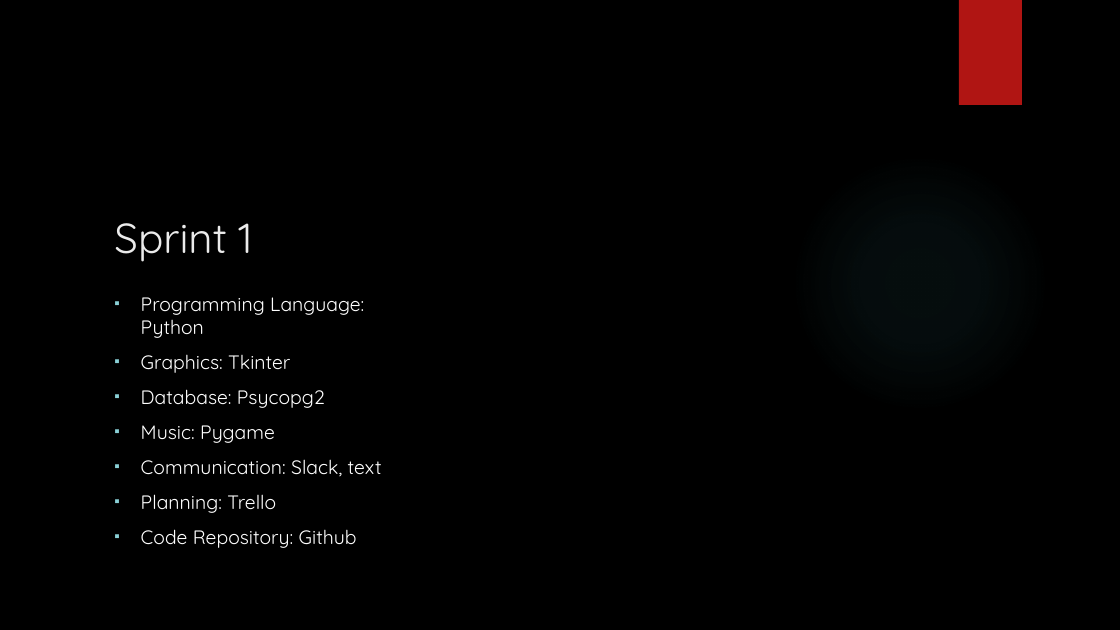
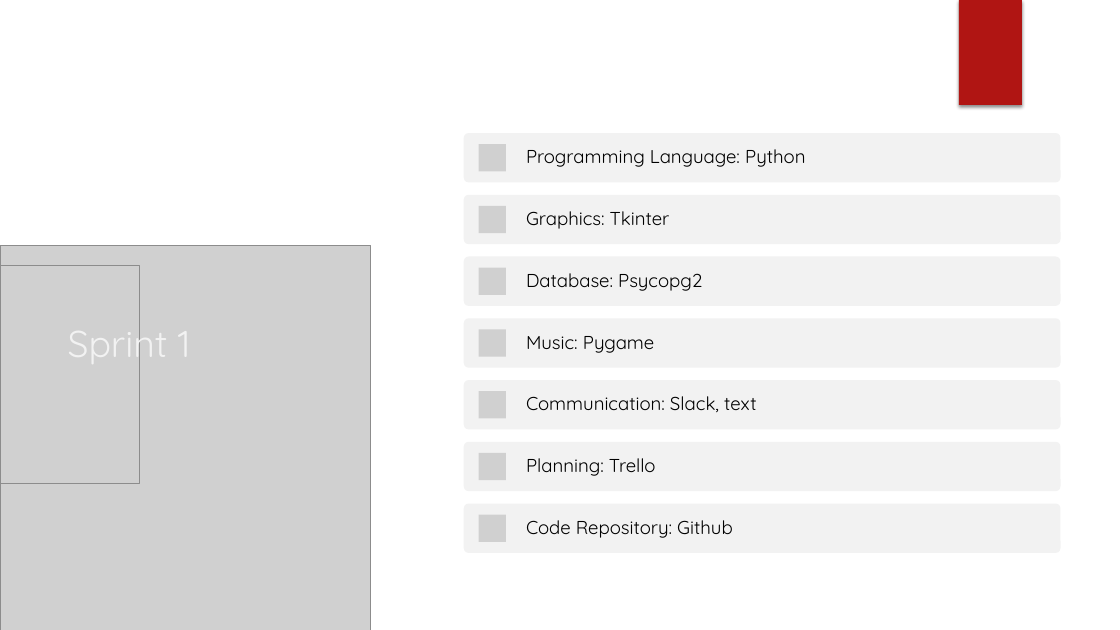
Before and after one commit to riflema/photon-team-16-main, a slide deck: slide 3 of Team 16 Presentation.pptx. Drawn at 1120x630 pixels with LibreOffice and Linux fonts; fonts in the diff are those of the drawing; grey boxes stand for pictures; background and template pictures are left out. Boxes give left, top, right and bottom in pixels: in the first picture for what was removed or moved away, otherwise in the second. Text is boxed around its words. In the diff, an @@ line names an element or a change of style, - is before the commit and + after.

```diff
--- a/Team 16 Presentation.pptx
+++ b/Team 16 Presentation.pptx
@@ freeform shape added at [363, 0, 414, 341], fill #FFFFFF at 20% opacity @@
@@ freeform shape added at [382, 0, 1120, 630], fill #FFFFFF @@
@@ picture added at [735, 0, 882, 105] @@
@@ rectangle removed at [959, 0, 1022, 105] @@
@@ rectangle added at [959, 0, 1022, 105], fill #B01513 @@
@@ title "Sprint 1": place and size @@
-title "Sprint 1" at [114, 223, 252, 262]
+title "Sprint 1" at [68, 319, 168, 368]
@@ title "Sprint 1" at [68, 319, 168, 368]: size 36 to 32 pt, text colour #EBEBEB to #F2F2F2; vertical alignment bottom to middle @@
@@ ellipse at [791, 154, 1049, 413]: fill gradient #50B9C1 to gradient #F3F3F3 @@
@@ ellipse added at [791, 154, 1049, 413], fill gradient #F3F3F3 @@
@@ picture added at [0, 245, 371, 630] @@
@@ picture added at [0, 266, 139, 483] @@
@@ text removed at [141, 297, 382, 548] @@
-▪ Programming Language: Python
-▪ Graphics: Tkinter
-▪ Database: Psycopg2
-▪ Music: Pygame
-▪ Communication: Slack, text
-▪ Planning: Trello
-▪ Code Repository: Github
@@ group added at [464, 133, 1060, 553]: 7 rounded rectangles, 7 pictures, 7 texts @@
+Programming Language: Python
+Graphics: Tkinter
+Database: Psycopg2
+Music: Pygame
+Communication: Slack, text
+Planning: Trello
+Code Repository: Github
@@ picture added at [791, 560, 882, 630] @@
```
Also in this commit, not shown: 4 other slides changed.
